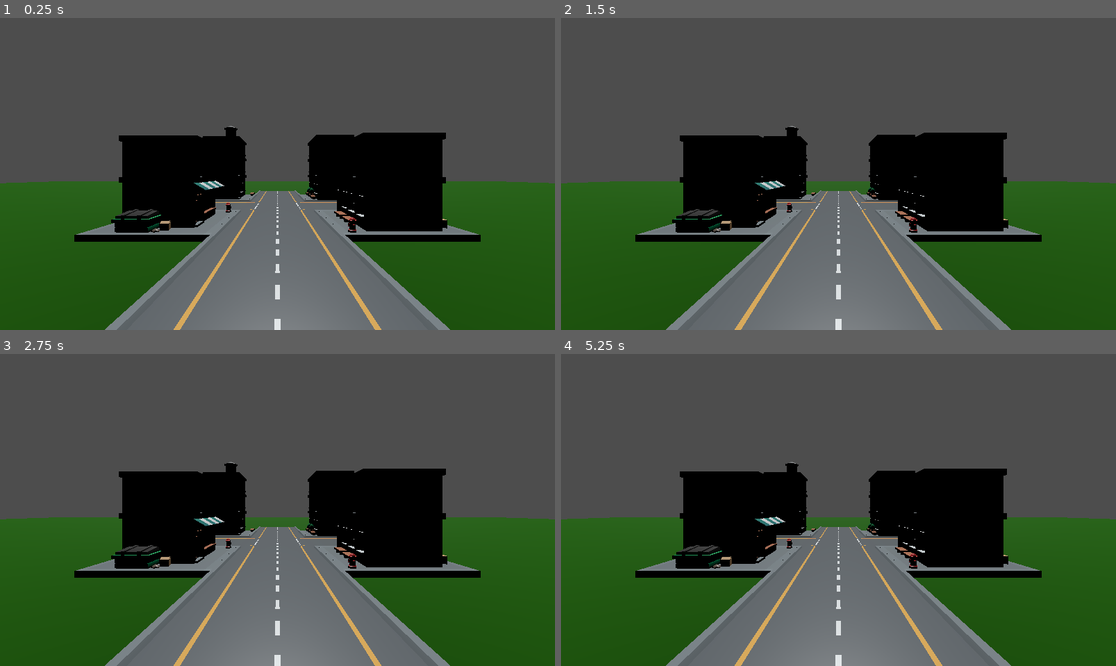
Above: before the commit, frames 1-4 (two rows, left to right).
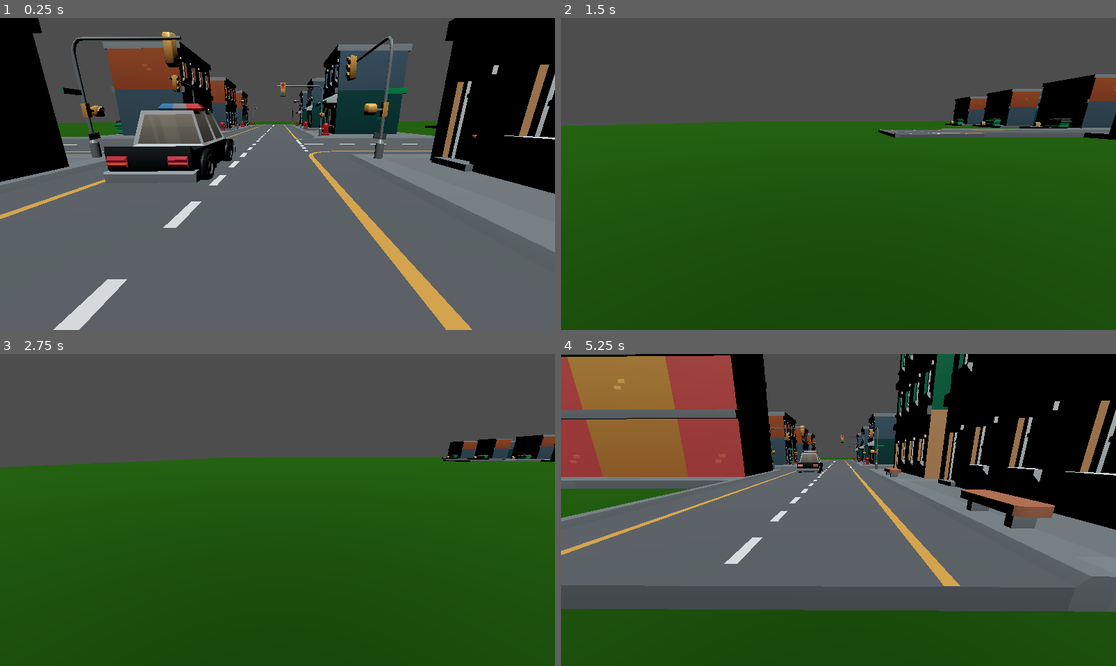
Above: after the commit, the same moments.

Repository: andersontruong/fpga-vision
Game: Godot game, scene res://main.tscn
The game is run twice, just before and just after one commit, with the same random seed, the same clock (stepped at 60 frames per second) and the same inputs. Before the commit the project has no main scene; this scene is started directly in both runs.
Inputs:
- Up to frame 1 (0.25 s): no input
- Up to frame 2 (1.5 s): tap Enter at 0.5 s; hold A (move_right, bound only after the commit) 0.53-1.28 s; hold S (move_backward, bound only after the commit) from 1.28 s (still down)
- Up to frame 3 (2.75 s): release S (move_backward, bound only after the commit) at 2.03 s; hold A (move_right, bound only after the commit) from 2.03 s (still down)
- Up to frame 4 (5.25 s): release A (move_right, bound only after the commit) at 2.78 s; hold W (move_forward, bound only after the commit) 2.78-3.53 s; hold D (move_left, bound only after the commit) 3.53-5.03 s; hold S (move_backward, bound only after the commit) from 5.03 s (still down)

The runs differ from the first frame. In frame 1, 70% of the frame differs, in the area x 0-100%, y 0-100%; in frame 2, 46%; in frame 3, 44%; in frame 4, 79%.

Commit message:
add primitive movement controls

Diff:
--- /dev/null
+++ b/sim/godot/Assets/gltf/car_sedan.gd
@@ -0,0 +1,11 @@
+extends Node3D
+
+
+# Called when the node enters the scene tree for the first time.
+func _ready() -> void:
+	pass # Replace with function body.
+
+
+# Called every frame. 'delta' is the elapsed time since the previous frame.
+func _process(delta: float) -> void:
+	pass
--- a/sim/godot/main.tscn
+++ b/sim/godot/main.tscn
@@ -1,12 +1,19 @@
-[gd_scene load_steps=11 format=3 uid="uid://dxvtywp5yeey1"]
+[gd_scene load_steps=18 format=3 uid="uid://dxvtywp5yeey1"]
 
 [ext_resource type="PackedScene" uid="uid://dqgiaibtv2a53" path="res://sedan.tscn" id="1_dkj5c"]
 [ext_resource type="PackedScene" uid="uid://g4lrlkiaovts" path="res://Assets/gltf/road_straight.gltf" id="2_8llrv"]
 [ext_resource type="PackedScene" uid="uid://esmioyir4g0r" path="res://Assets/gltf/road_junction.gltf" id="3_ts64b"]
 [ext_resource type="PackedScene" uid="uid://3pg5y5i1m7t8" path="res://Assets/gltf/building_A.gltf" id="4_qkgcw"]
+[ext_resource type="PackedScene" uid="uid://d2463icqcjsna" path="res://Assets/gltf/road_tsplit.gltf" id="4_te68q"]
 [ext_resource type="PackedScene" uid="uid://btd3kepaurrjq" path="res://Assets/gltf/building_B.gltf" id="5_hjnu5"]
 [ext_resource type="PackedScene" uid="uid://fgw70n4mrhay" path="res://Assets/gltf/building_F.gltf" id="6_c2jxy"]
 [ext_resource type="PackedScene" uid="uid://bo6y21lh3hp03" path="res://Assets/gltf/building_D.gltf" id="7_nac1f"]
+[ext_resource type="PackedScene" uid="uid://cnjh4f2omu8x3" path="res://Assets/gltf/building_E.gltf" id="9_va3x4"]
+[ext_resource type="PackedScene" uid="uid://c1vwd1632a3kb" path="res://Assets/gltf/building_H.gltf" id="10_dlqyk"]
+[ext_resource type="PackedScene" uid="uid://cedd6qt6o2vu2" path="res://Assets/gltf/building_C.gltf" id="11_y328j"]
+[ext_resource type="PackedScene" uid="uid://csq6dw8pqngdv" path="res://Assets/gltf/streetlight.gltf" id="12_brb6c"]
+[ext_resource type="PackedScene" uid="uid://bjcvqeydxnrva" path="res://Assets/gltf/trafficlight_C.gltf" id="13_tlrff"]
+[ext_resource type="PackedScene" uid="uid://crau52elxgmyu" path="res://Assets/gltf/car_police.gltf" id="14_e16bo"]
 
 [sub_resource type="BoxShape3D" id="BoxShape3D_ufi0c"]
 
@@ -32,8 +39,13 @@
 [node name="DirectionalLight3D" type="DirectionalLight3D" parent="."]
 transform = Transform3D(1, 0, 0, 0, 0.5, 0.866026, 0, -0.866026, 0.5, 0, 29, 0)
 
-[node name="Sedan" parent="." instance=ExtResource("1_dkj5c")]
-transform = Transform3D(1, 0, 0, 0, 1, 0, 0, 0, 1, 0, 0.126302, 0)
+[node name="Driveable Sedan" parent="." instance=ExtResource("1_dkj5c")]
+transform = Transform3D(-0.999946, 0, -0.0104193, 0, 1, 0, 0.0104193, 0, -0.999946, 0.295951, 0.144857, 9.38672)
+
+[node name="CameraPivot" type="Marker3D" parent="Driveable Sedan"]
+transform = Transform3D(-0.999997, -0.00269673, -0.0003551, -0.00269674, 0.965926, 0.258805, -0.000354921, 0.258806, -0.96593, -0.038332, 0.237852, 0.749927)
+
+[node name="Camera3D" type="Camera3D" parent="Driveable Sedan/CameraPivot"]
 
 [node name="Roads" type="Node3D" parent="."]
 
@@ -66,33 +78,113 @@
 [node name="road_straight10" parent="Roads" instance=ExtResource("2_8llrv")]
 transform = Transform3D(1, 0, 0, 0, 1, 0, 0, 0, 1, 0, 0, 8)
 
+[node name="road_straight11" parent="Roads" instance=ExtResource("2_8llrv")]
+transform = Transform3D(-4.37114e-08, 0, 1, 0, 1, 0, -1, 0, -4.37114e-08, 4, 0, 6)
+
+[node name="road_straight12" parent="Roads" instance=ExtResource("2_8llrv")]
+transform = Transform3D(-4.37114e-08, 0, 1, 0, 1, 0, -1, 0, -4.37114e-08, 6, 0, 6)
+
+[node name="road_straight13" parent="Roads" instance=ExtResource("2_8llrv")]
+transform = Transform3D(-4.37114e-08, 0, 1, 0, 1, 0, -1, 0, -4.37114e-08, -4, 0, 6)
+
+[node name="road_straight14" parent="Roads" instance=ExtResource("2_8llrv")]
+transform = Transform3D(-4.37114e-08, 0, 1, 0, 1, 0, -1, 0, -4.37114e-08, -6, 0, 6)
+
+[node name="road_junction3" parent="Roads" instance=ExtResource("3_ts64b")]
+transform = Transform3D(-4.37114e-08, 0, 1, 0, 1, 0, -1, 0, -4.37114e-08, -8, 0, 6)
+
+[node name="road_tsplit2" parent="Roads" instance=ExtResource("4_te68q")]
+transform = Transform3D(-1, 0, 8.74228e-08, 0, 1, 0, -8.74228e-08, 0, -1, 8, 0, 6)
+
+[node name="road_straight15" parent="Roads" instance=ExtResource("2_8llrv")]
+transform = Transform3D(1, 0, 0, 0, 1, 0, 0, 0, 1, 8, 0, 4)
+
+[node name="road_straight16" parent="Roads" instance=ExtResource("2_8llrv")]
+transform = Transform3D(-1, 0, -8.74228e-08, 0, 1, 0, 8.74228e-08, 0, -1, 8, 0, 2)
+
+[node name="road_straight17" parent="Roads" instance=ExtResource("2_8llrv")]
+transform = Transform3D(-1, 0, -8.74228e-08, 0, 1, 0, 8.74228e-08, 0, -1, 8, 0, 0)
+
+[node name="road_tsplit3" parent="Roads" instance=ExtResource("4_te68q")]
+transform = Transform3D(-1, 0, 8.74228e-08, 0, 1, 0, -8.74228e-08, 0, -1, 8, 0, 14)
+
+[node name="road_straight18" parent="Roads" instance=ExtResource("2_8llrv")]
+transform = Transform3D(1, 0, 0, 0, 1, 0, 0, 0, 1, 8, 0, 12)
+
+[node name="road_straight19" parent="Roads" instance=ExtResource("2_8llrv")]
+transform = Transform3D(-1, 0, -8.74228e-08, 0, 1, 0, 8.74228e-08, 0, -1, 8, 0, 10)
+
+[node name="road_straight20" parent="Roads" instance=ExtResource("2_8llrv")]
+transform = Transform3D(-1, 0, -8.74228e-08, 0, 1, 0, 8.74228e-08, 0, -1, 8, 0, 8)
+
 [node name="Buildings" type="Node3D" parent="."]
 
 [node name="building_A2" parent="Buildings" instance=ExtResource("4_qkgcw")]
-transform = Transform3D(-4.37114e-08, 0, -1, 0, 1, 0, 1, 0, -4.37114e-08, 2, 0, 0)
+transform = Transform3D(-4.37114e-08, 0, -1, 0, 1, 0, 1, 0, -4.37114e-08, 2, 0, 1)
 
 [node name="building_B2" parent="Buildings" instance=ExtResource("5_hjnu5")]
-transform = Transform3D(-4.37114e-08, 0, 1, 0, 1, 0, -1, 0, -4.37114e-08, -2, 0, 0)
+transform = Transform3D(-4.37114e-08, 0, 1, 0, 1, 0, -1, 0, -4.37114e-08, -2, 0, 1)
 
 [node name="building_A3" parent="Buildings" instance=ExtResource("4_qkgcw")]
 transform = Transform3D(-4.37114e-08, 0, -1, 0, 1, 0, 1, 0, -4.37114e-08, 2, 0, 4)
 
 [node name="building_A5" parent="Buildings" instance=ExtResource("4_qkgcw")]
-transform = Transform3D(-4.37114e-08, 0, -1, 0, 1, 0, 1, 0, -4.37114e-08, 2, 0, -4)
+transform = Transform3D(-4.37114e-08, 0, -1, 0, 1, 0, 1, 0, -4.37114e-08, 2, 0, -2)
 
 [node name="building_B3" parent="Buildings" instance=ExtResource("5_hjnu5")]
-transform = Transform3D(-4.37114e-08, 0, 1, 0, 1, 0, -1, 0, -4.37114e-08, -2, 0, -4)
+transform = Transform3D(-4.37114e-08, 0, 1, 0, 1, 0, -1, 0, -4.37114e-08, -2, 0, -2)
 
 [node name="building_B4" parent="Buildings" instance=ExtResource("5_hjnu5")]
 transform = Transform3D(-4.37114e-08, 0, 1, 0, 1, 0, -1, 0, -4.37114e-08, -2, 0, 4)
 
 [node name="building_F2" parent="Buildings" instance=ExtResource("6_c2jxy")]
-transform = Transform3D(-4.37114e-08, 0, 1, 0, 1, 0, -1, 0, -4.37114e-08, -2, 0, 8)
+transform = Transform3D(-1, 0, -8.74228e-08, 0, 1, 0, 8.74228e-08, 0, -1, -2, 0, 8)
 
 [node name="building_D2" parent="Buildings" instance=ExtResource("7_nac1f")]
 transform = Transform3D(-4.37114e-08, 0, -1, 0, 1, 0, 1, 0, -4.37114e-08, 2, 0, 8)
 
-[node name="CameraPivot" type="Marker3D" parent="."]
-transform = Transform3D(-1, 0, -8.74228e-08, 0, 1, 0, 8.74228e-08, 0, -1, 0, 1, 0)
+[node name="building_F3" parent="Buildings" instance=ExtResource("6_c2jxy")]
+transform = Transform3D(-1, 0, -8.74228e-08, 0, 1, 0, 8.74228e-08, 0, -1, -4, 0, 8)
 
-[node name="Camera3D" type="Camera3D" parent="CameraPivot"]
+[node name="building_D3" parent="Buildings" instance=ExtResource("7_nac1f")]
+transform = Transform3D(-4.37114e-08, 0, -1, 0, 1, 0, 1, 0, -4.37114e-08, 2, 0, 10)
+
+[node name="building_E2" parent="Buildings" instance=ExtResource("9_va3x4")]
+transform = Transform3D(-4.56956e-08, 0, 1, 0, 1, 0, -1, 0, -4.56956e-08, 6, 0, 8)
+
+[node name="building_H2" parent="Buildings" instance=ExtResource("10_dlqyk")]
+transform = Transform3D(-4.37114e-08, 0, 1, 0, 1, 0, -1, 0, -4.37114e-08, 6, 0, 10)
+
+[node name="building_C2" parent="Buildings" instance=ExtResource("11_y328j")]
+transform = Transform3D(-4.37114e-08, 0, 1, 0, 1, 0, -1, 0, -4.37114e-08, 6, 0, 4)
+
+[node name="Street Lights" type="Node3D" parent="."]
+
+[node name="streetlight2" parent="Street Lights" instance=ExtResource("12_brb6c")]
+transform = Transform3D(-1, 0, 8.74228e-08, 0, 1, 0, -8.74228e-08, 0, -1, -1, 0, 2)
+
+[node name="streetlight3" parent="Street Lights" instance=ExtResource("12_brb6c")]
+transform = Transform3D(1, 0, 2.78181e-08, 0, 1, 0, -2.78181e-08, 0, 1, 1, 0, 2)
+
+[node name="streetlight4" parent="Street Lights" instance=ExtResource("12_brb6c")]
+transform = Transform3D(-1, 0, 8.74228e-08, 0, 1, 0, -8.74228e-08, 0, -1, -1, 0, -2)
+
+[node name="streetlight5" parent="Street Lights" instance=ExtResource("12_brb6c")]
+transform = Transform3D(1, 0, 2.78181e-08, 0, 1, 0, -2.78181e-08, 0, 1, 1, 0, -2)
+
+[node name="trafficlight_C2" parent="Street Lights" instance=ExtResource("13_tlrff")]
+transform = Transform3D(-1, 0, -8.74228e-08, 0, 1, 0, 8.74228e-08, 0, -1, -1.11178, 0, 7.06639)
+
+[node name="trafficlight_C3" parent="Street Lights" instance=ExtResource("13_tlrff")]
+transform = Transform3D(-4.37114e-08, 0, 1, 0, 1, 0, -1, 0, -4.37114e-08, -1.14217, 0, 4.96139)
+
+[node name="trafficlight_C4" parent="Street Lights" instance=ExtResource("13_tlrff")]
+transform = Transform3D(1, 0, 1.74846e-07, 0, 1, 0, -1.74846e-07, 0, 1, 1.046, 0, 4.97141)
+
+[node name="trafficlight_C5" parent="Street Lights" instance=ExtResource("13_tlrff")]
+transform = Transform3D(1.31134e-07, 0, -1, 0, 1, 0, 1, 0, 1.31134e-07, 1.06771, 0, 7.1198)
+
+[node name="Cars" type="Node3D" parent="."]
+
+[node name="car_police2" parent="Cars" instance=ExtResource("14_e16bo")]
+transform = Transform3D(-0.999847, 0, -0.0174699, 0, 1, 0, 0.0174699, 0, -0.999847, -0.259924, 0.122749, 7.30418)
--- a/sim/godot/project.godot
+++ b/sim/godot/project.godot
@@ -11,5 +11,29 @@
 [application]
 
 config/name="fpga_vision_sim"
+run/main_scene="res://main.tscn"
 config/features=PackedStringArray("4.3", "Forward Plus")
 config/icon="res://2025941.webp"
+
+[input]
+
+move_left={
+"deadzone": 0.5,
+"events": [Object(InputEventKey,"resource_local_to_scene":false,"resource_name":"","device":-1,"window_id":0,"alt_pressed":false,"shift_pressed":false,"ctrl_pressed":false,"meta_pressed":false,"pressed":false,"keycode":0,"physical_keycode":68,"key_label":0,"unicode":100,"location":0,"echo":false,"script":null)
+]
+}
+move_right={
+"deadzone": 0.5,
+"events": [Object(InputEventKey,"resource_local_to_scene":false,"resource_name":"","device":-1,"window_id":0,"alt_pressed":false,"shift_pressed":false,"ctrl_pressed":false,"meta_pressed":false,"pressed":false,"keycode":0,"physical_keycode":65,"key_label":0,"unicode":97,"location":0,"echo":false,"script":null)
+]
+}
+move_forward={
+"deadzone": 0.5,
+"events": [Object(InputEventKey,"resource_local_to_scene":false,"resource_name":"","device":-1,"window_id":0,"alt_pressed":false,"shift_pressed":false,"ctrl_pressed":false,"meta_pressed":false,"pressed":false,"keycode":0,"physical_keycode":87,"key_label":0,"unicode":119,"location":0,"echo":false,"script":null)
+]
+}
+move_backward={
+"deadzone": 0.5,
+"events": [Object(InputEventKey,"resource_local_to_scene":false,"resource_name":"","device":-1,"window_id":0,"alt_pressed":false,"shift_pressed":false,"ctrl_pressed":false,"meta_pressed":false,"pressed":false,"keycode":0,"physical_keycode":83,"key_label":0,"unicode":115,"location":0,"echo":false,"script":null)
+]
+}
--- /dev/null
+++ b/sim/godot/sedan.gd
@@ -0,0 +1,38 @@
+extends CharacterBody3D
+
+
+# How fast the player moves in meters per second.
+@export var speed = 14
+# The downward acceleration when in the air, in meters per second squared.
+@export var fall_acceleration = 75
+
+var target_velocity = Vector3.ZERO
+
+
+func _physics_process(delta):
+	var direction = Vector3.ZERO
+
+	if Input.is_action_pressed("move_right"):
+		direction.x -= 1
+	if Input.is_action_pressed("move_left"):
+		direction.x += 1
+	if Input.is_action_pressed("move_backward"):
+		direction.z += 1
+	if Input.is_action_pressed("move_forward"):
+		direction.z -= 1
+
+	if direction != Vector3.ZERO:
+		direction = direction.normalized()
+		$Pivot.basis = Basis.looking_at(direction)
+
+	# Ground Velocity
+	target_velocity.x = direction.x * speed
+	target_velocity.z = direction.z * speed
+
+	# Vertical Velocity
+	#if not is_on_floor(): # If in the air, fall towards the floor. Literally gravity
+		#target_velocity.y = target_velocity.y - (fall_acceleration * delta)
+
+	# Moving the Character
+	velocity = target_velocity
+	move_and_slide()
--- a/sim/godot/sedan.tscn
+++ b/sim/godot/sedan.tscn
@@ -1,11 +1,13 @@
-[gd_scene load_steps=3 format=3 uid="uid://dqgiaibtv2a53"]
+[gd_scene load_steps=4 format=3 uid="uid://dqgiaibtv2a53"]
 
+[ext_resource type="Script" path="res://sedan.gd" id="1_2lrmr"]
 [ext_resource type="PackedScene" uid="uid://x8l110csmmte" path="res://Assets/gltf/car_sedan.gltf" id="1_rcbgx"]
 
 [sub_resource type="BoxShape3D" id="BoxShape3D_3hkru"]
 size = Vector3(0.3, 0.4, 0.9)
 
 [node name="Sedan" type="CharacterBody3D"]
+script = ExtResource("1_2lrmr")
 
 [node name="Pivot" type="Node3D" parent="."]
 
